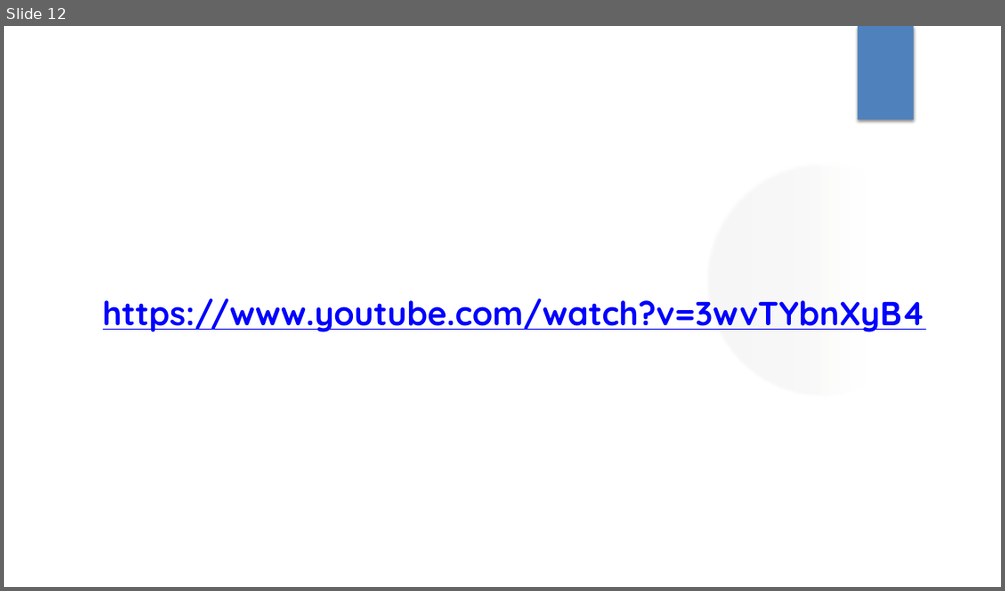
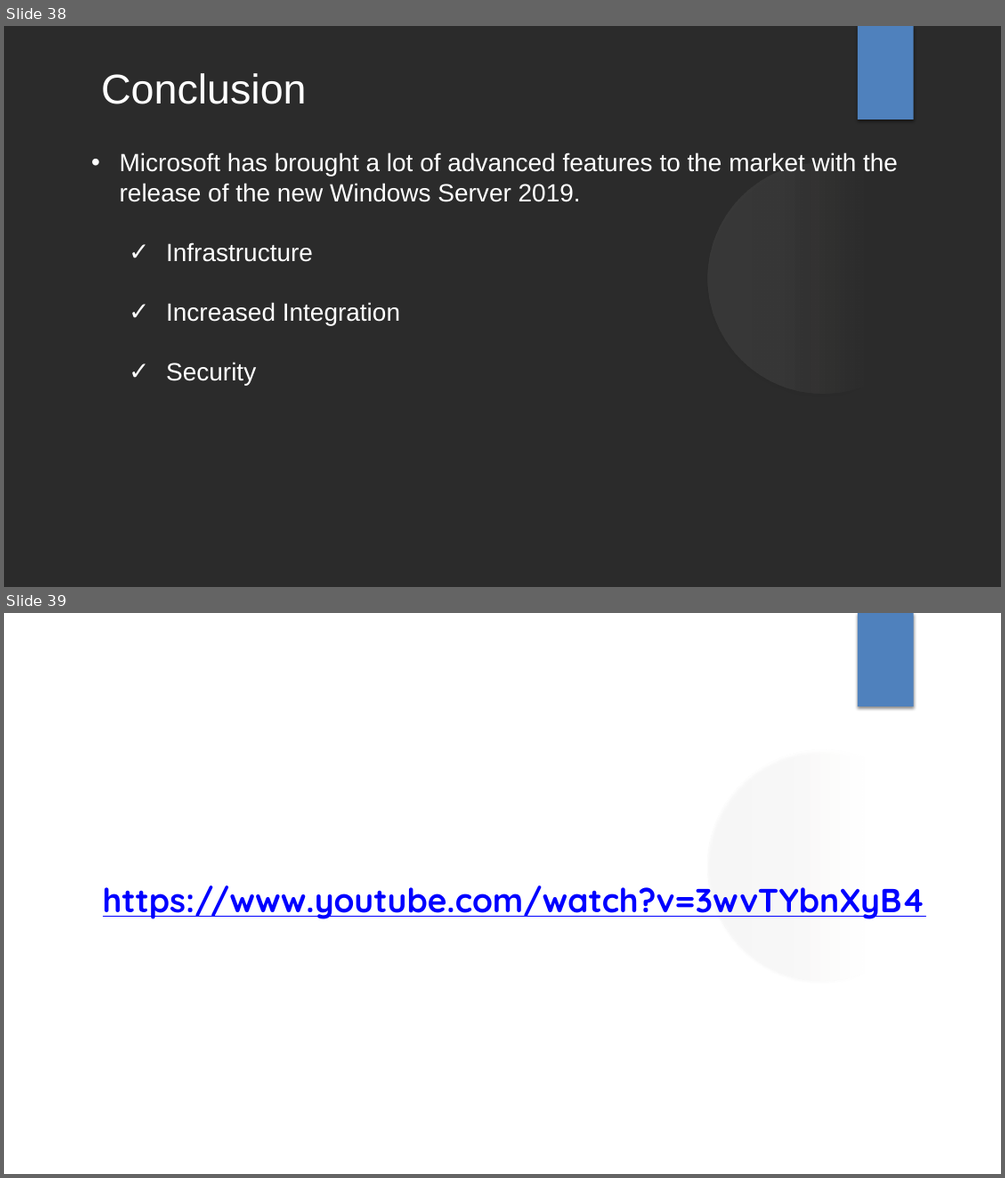
Before and after one commit to knight-coder-llc/net-403-ppt, a slide deck: Windows Server 2019.pptx. Shown one above the other, each under a label of ours: slide 12 before the commit, slides 38 and 39 after it. The pictures are 1005x591 and 1005x1178 pixels, drawn with LibreOffice and Linux fonts; fonts in the diff are those of the drawing; background and template pictures are left out; a plain dark background stands for a picture behind light text. Boxes give left, top, right and bottom in pixels: in the first picture for what was removed or moved away, otherwise in the second. Text is boxed around its words. In the diff, an @@ line names an element or a change of style, - is before the commit and + after.

```diff
--- a/Windows Server 2019.pptx
+++ b/Windows Server 2019.pptx
@@ slide 38 added at bbox=[4, 26, 1001, 587], background picture (left out); not listed: 2 template elements that a slide beside it also shows @@
@@ text added at bbox=[101, 73, 307, 104], 40 pt, text #FFFFFF @@
+Conclusion
@@ text added at bbox=[120, 152, 898, 386], 24 pt, text #FFFFFF @@
+• Microsoft has brought a lot of advanced features to the market with the release of the new Windows Server 2019.
+  ✓ Infrastructure
+  ✓ Increased Integration
+  ✓ Security
@@ what was slide 12 is now slide 39 @@
```
Also in this commit, not shown: 3 slides changed, 28 other slides added, 1 slide removed.
